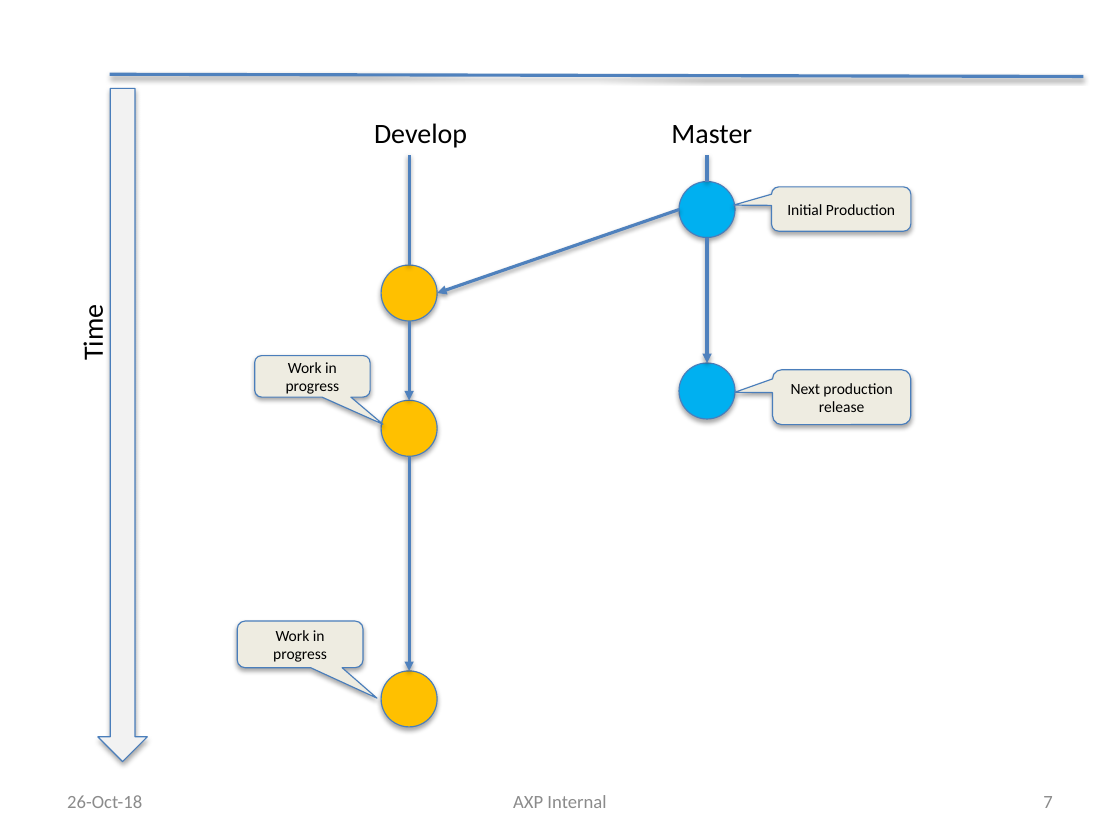
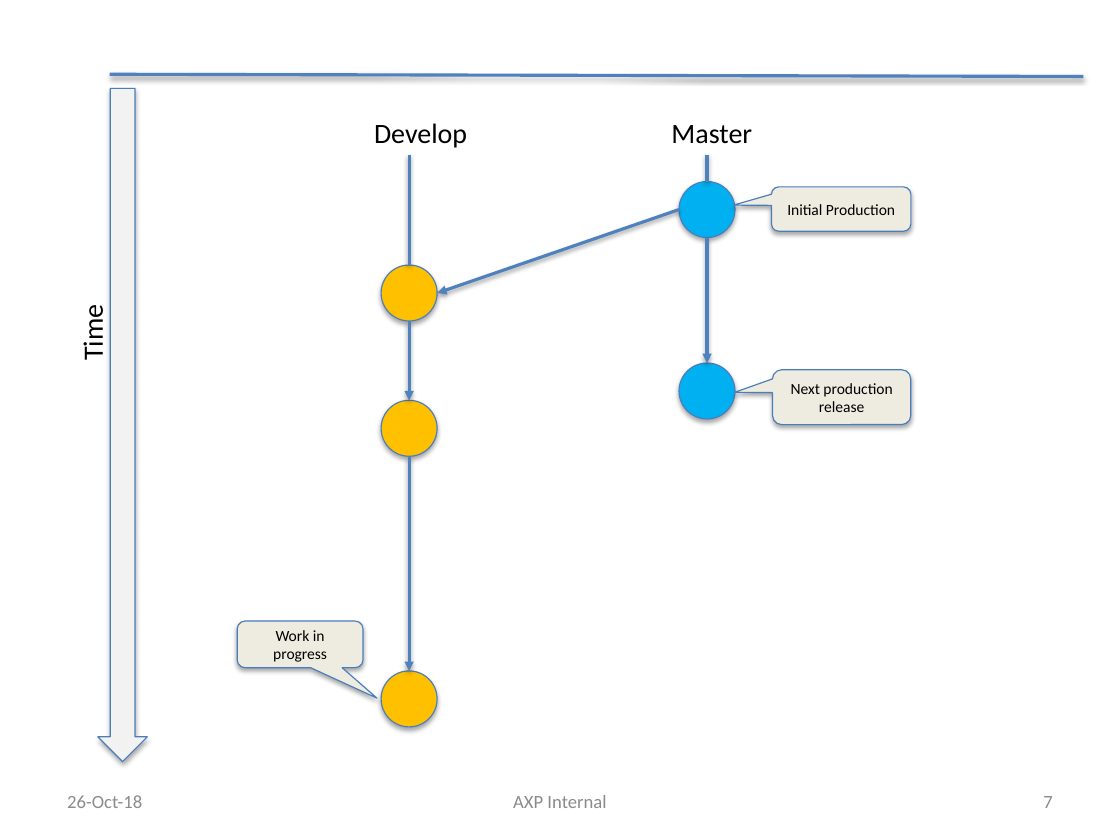
Before and after one commit to liyuan6006/GitStrategies, a slide deck: slide 7 of Branching.pptx. Drawn at 1120x840 pixels with LibreOffice and Linux fonts; fonts in the diff are those of the drawing. Boxes give left, top, right and bottom in pixels: in the first picture for what was removed or moved away, otherwise in the second. Text is boxed around its words. In the diff, an @@ line names an element or a change of style, - is before the commit and + after.

```diff
--- a/Branching.pptx
+++ b/Branching.pptx
@@ rounded speech box removed at [254, 356, 370, 398] @@
-Work in progress
```
Also in this commit, not shown: 2 other slides changed, 3 slides added.
